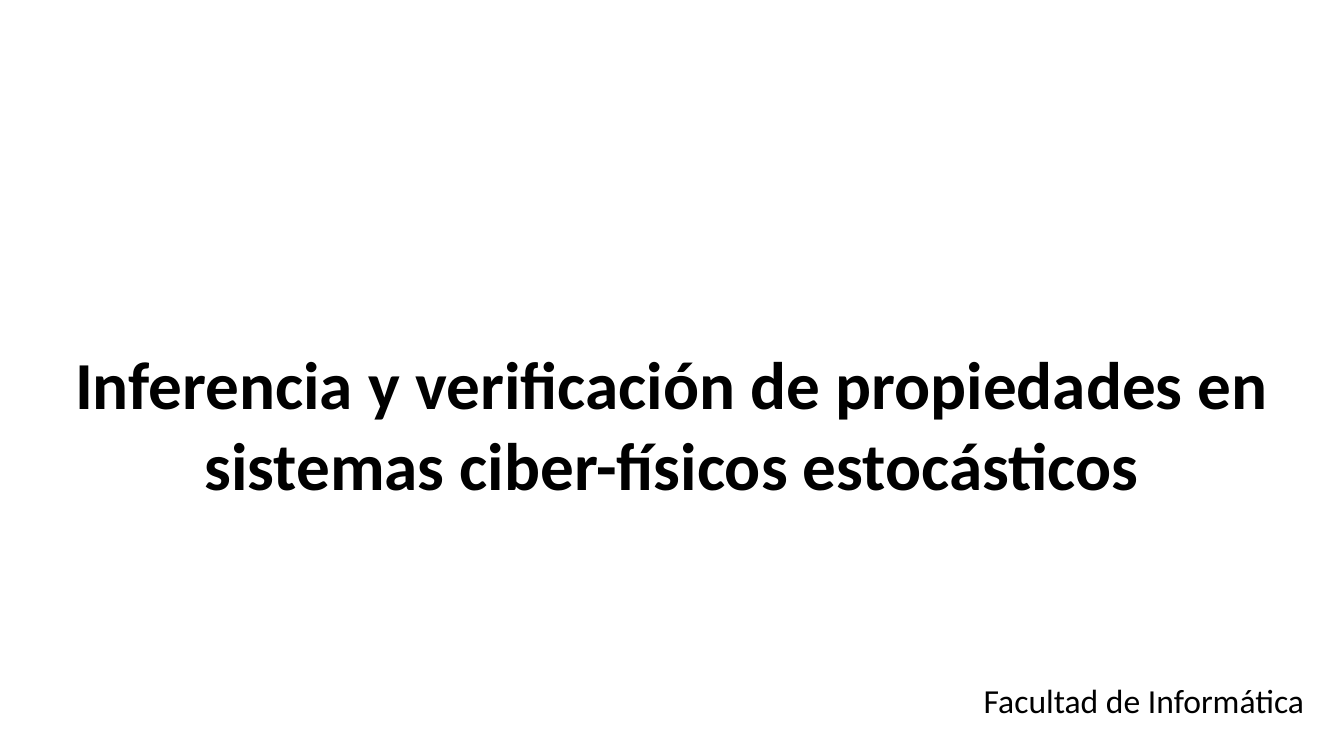
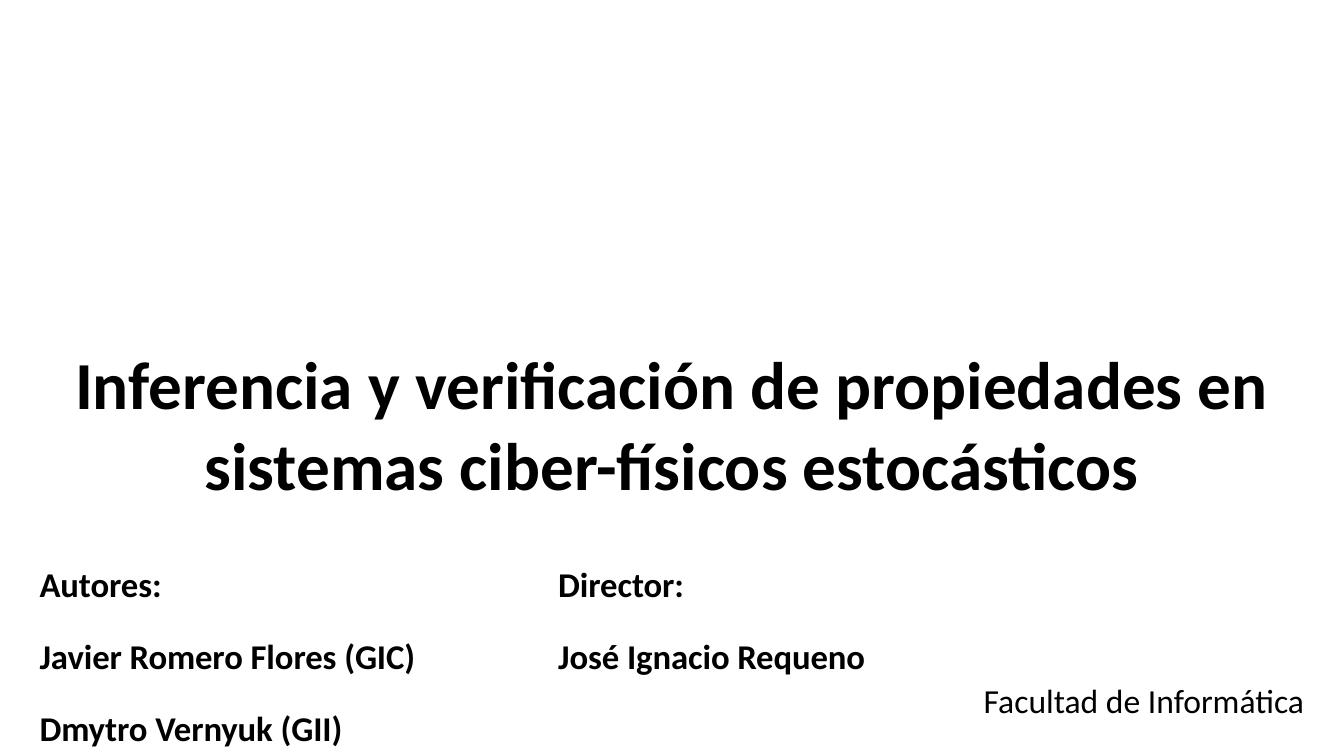
Before and after one commit to nachorequeno/tfg_ciberfisicos, a slide deck: slide 1 of slides/plantilla_usada.pptx. Drawn at 1344x756 pixels with LibreOffice and Linux fonts; fonts in the diff are those of the drawing; background and template pictures are left out. Boxes give left, top, right and bottom in pixels: in the first picture for what was removed or moved away, otherwise in the second. Text is boxed around its words. In the diff, an @@ line names an element or a change of style, - is before the commit and + after.

```diff
--- a/slides/plantilla_usada.pptx
+++ b/slides/plantilla_usada.pptx
@@ text added at (40,574,415,747), 32 pt, text #000000, bold @@
+Autores:
+Javier Romero Flores (GIC)
+Dmytro Vernyuk (GII)
@@ text added at (558,572,865,675), 32 pt, text #000000, bold @@
+Director:
+José Ignacio Requeno
```
Also in this commit, not shown: 5 other slides changed, 2 slides added.
